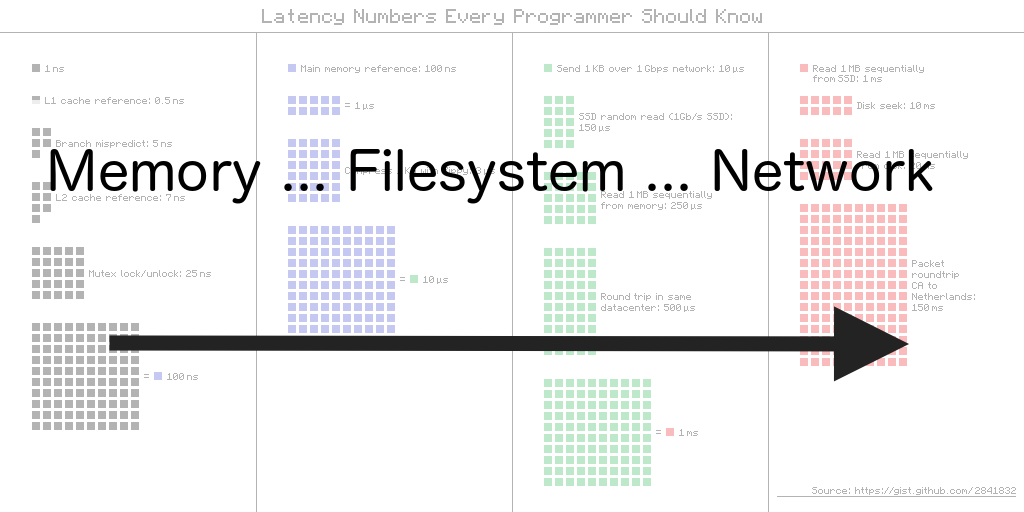
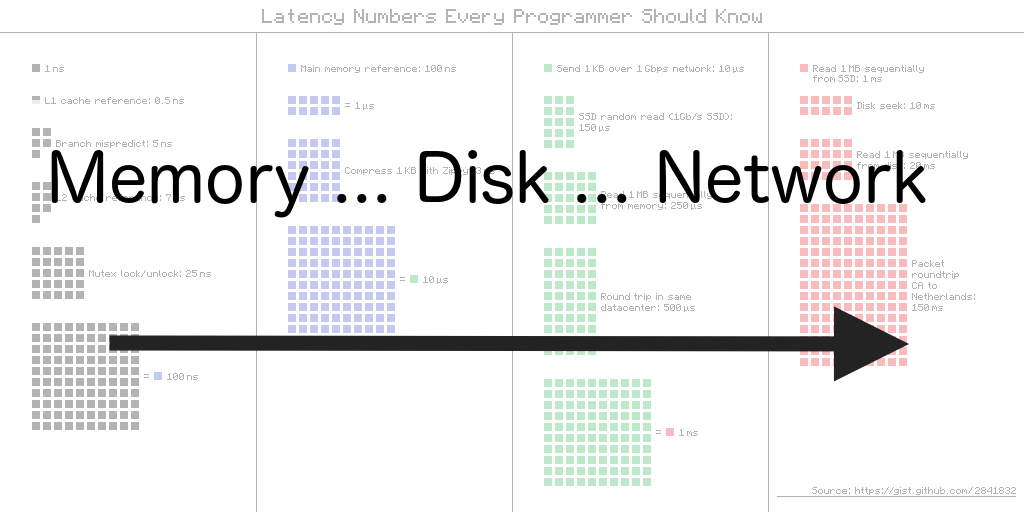
Layer changes from the first 1024px x 512px image to the second:
renamed "Memory ... Filesystem ... Netw..." to "Memory ... Disk ... Network", painted on it over (50, 149, 933, 218)
